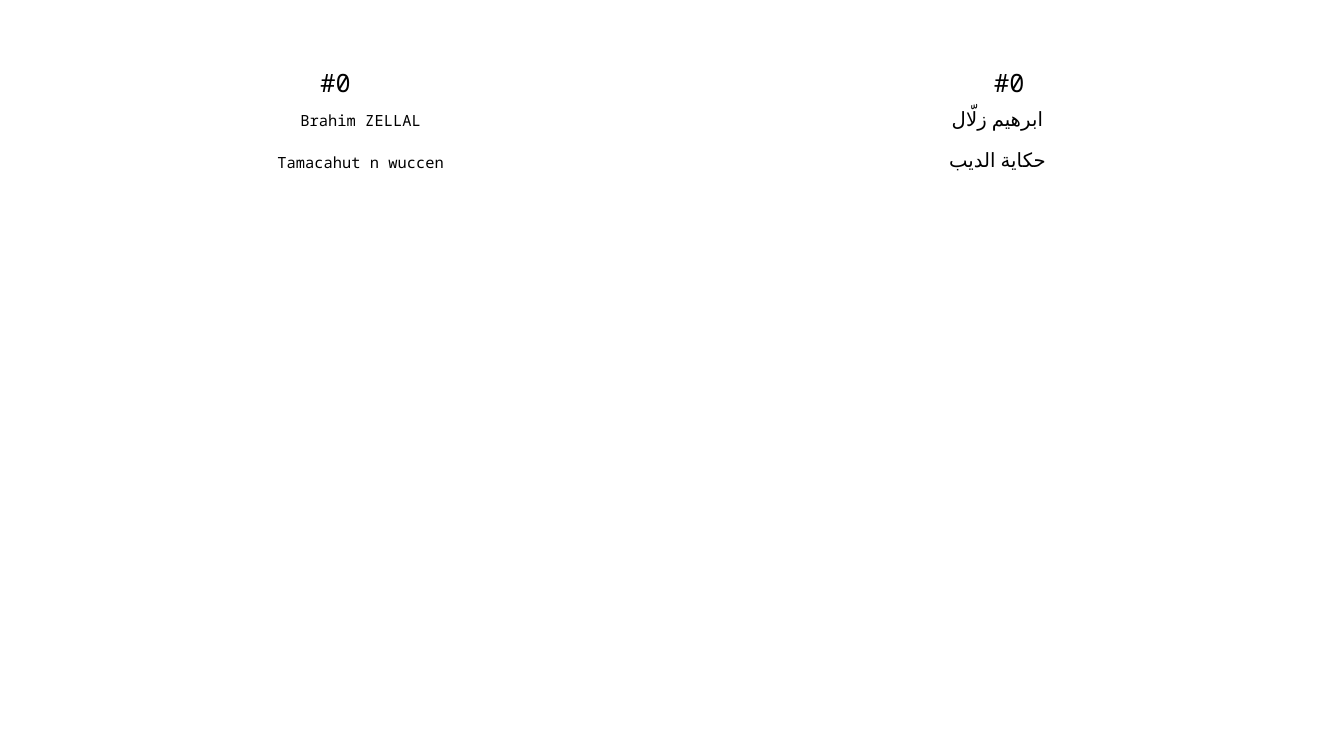
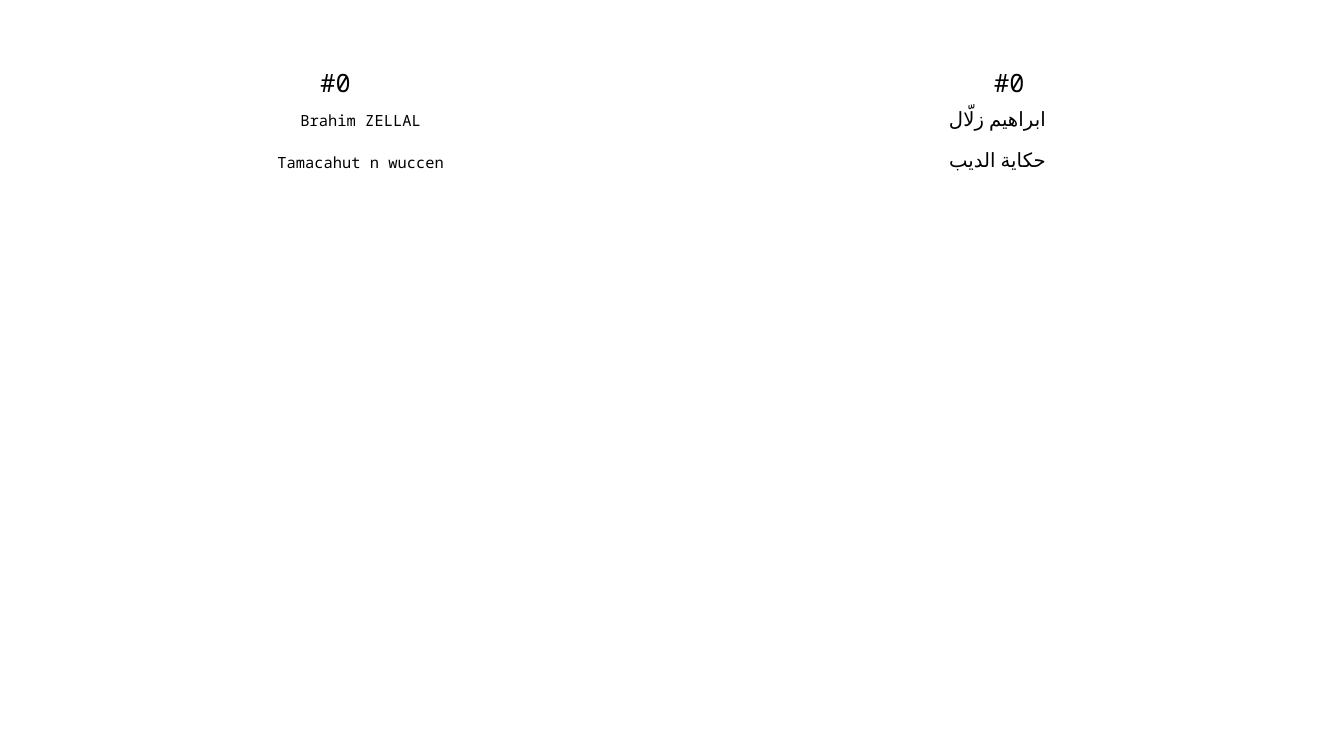
Before and after one commit to sferhah/tamacahut_n_wuccen, a slide deck: slide 1 of Uccen.ConsoleApp/Resources/pptx/uccen.arq.pptx. Drawn at 1344x756 pixels with LibreOffice and Linux fonts; fonts in the diff are those of the drawing. Boxes give left, top, right and bottom in pixels: in the first picture for what was removed or moved away, otherwise in the second. Text is boxed around its words. In the diff, an @@ line names an element or a change of style, - is before the commit and + after.

```diff
--- a/Uccen.ConsoleApp/Resources/pptx/uccen.arq.pptx
+++ b/Uccen.ConsoleApp/Resources/pptx/uccen.arq.pptx
@@ table at [32,16,1315,729] @@
-row 3, column 3: ابرهيم زلّال / حكاية الديب
+row 3, column 3: ابراهيم زلّال / حكاية الديب
```
Also in this commit, not shown: 2 other slides changed, 39 other files.
